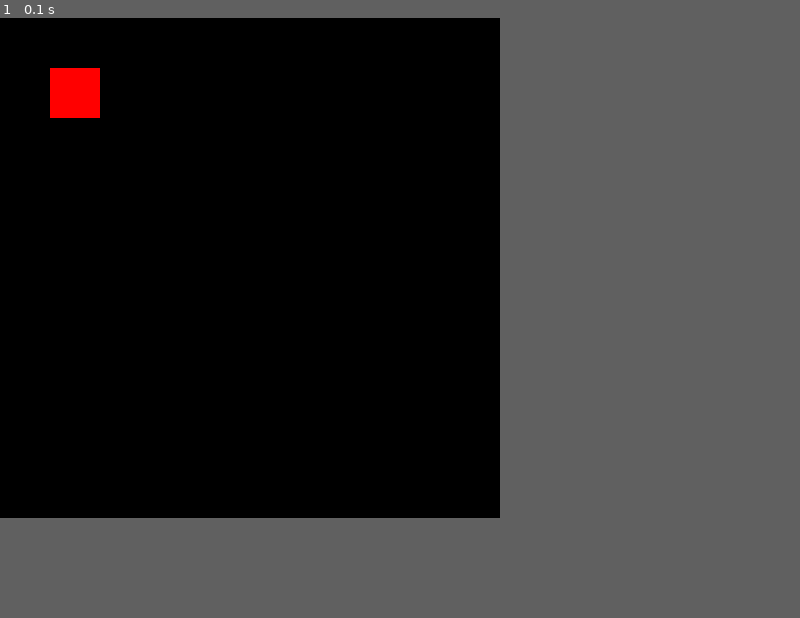
Above: before the commit, frame 1.
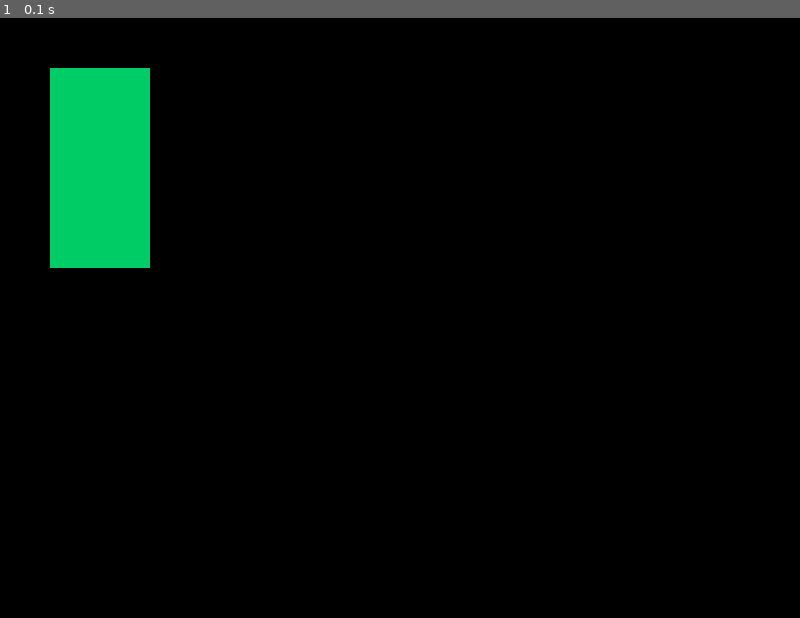
Above: after the commit, the same moment.

Repository: HarrisonburgHighSchool/pygame-starter
Game: pygame game, started from main.py
The game is run twice, just before and just after one commit, with the same random seed, the same clock (stepped at 60 frames per second) and the same inputs.
Inputs:
- Up to frame 1 (0.1 s): no input
In our replay, the window is 500x500 before the commit and 800x600 after it. These sizes can differ from the game's own. Grey fills any space a smaller window leaves; there, only what the larger window draws over its background counts as a difference.

The runs differ from the first frame. In frame 1, 4.2% of the frame differs, in the area x 6-19%, y 8-42%.

Commit message:
Update main.py

Diff:
--- a/main.py
+++ b/main.py
@@ -1,22 +1,23 @@
-# Before running this program, you must make sure you have installed pygame
-# In the terminal, run the following command:
-# py -m pip install pygame --user
-
-import pygame # import the game engine
-pygame.init() # initialize the engine
+import pygame # import library
+pygame.init()
 
 # Create the window
-win = pygame.display.set_mode((500, 500))
+win = pygame.display.set_mode((800, 600))
 
-# Set up a loop
 run = True
 while run:
+  for event in pygame.event.get():
+    if event.type == pygame.QUIT:
+      run = False
 
-  # Game code starts here ---------------------------------------
+# Game code starts here ---------------------
+  win.fill((0, 0, 0))
 
   # Draw a rectangle
-  pygame.draw.rect(win, (255, 0, 0), (50, 50, 50, 50))
+  pygame.draw.rect(win, (0, 204, 102), (50, 50, 100, 200))
 
   #Update the display
   pygame.display.update()
+
+print("Ending game")
 pygame.quit()
